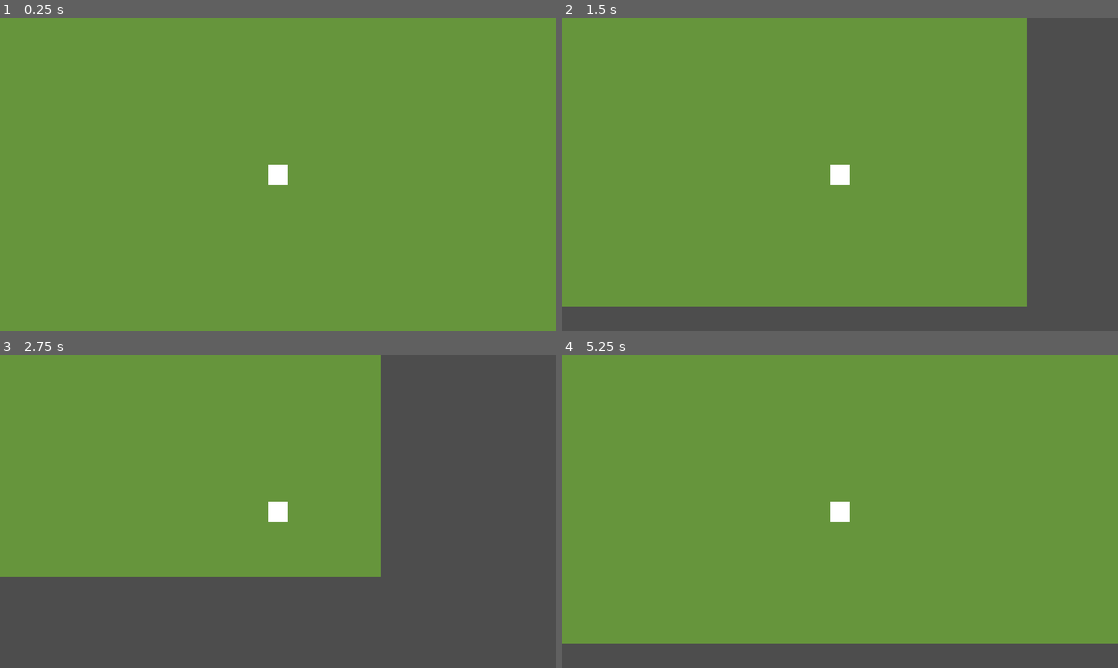
Above: before the commit, frames 1-4 (two rows, left to right).
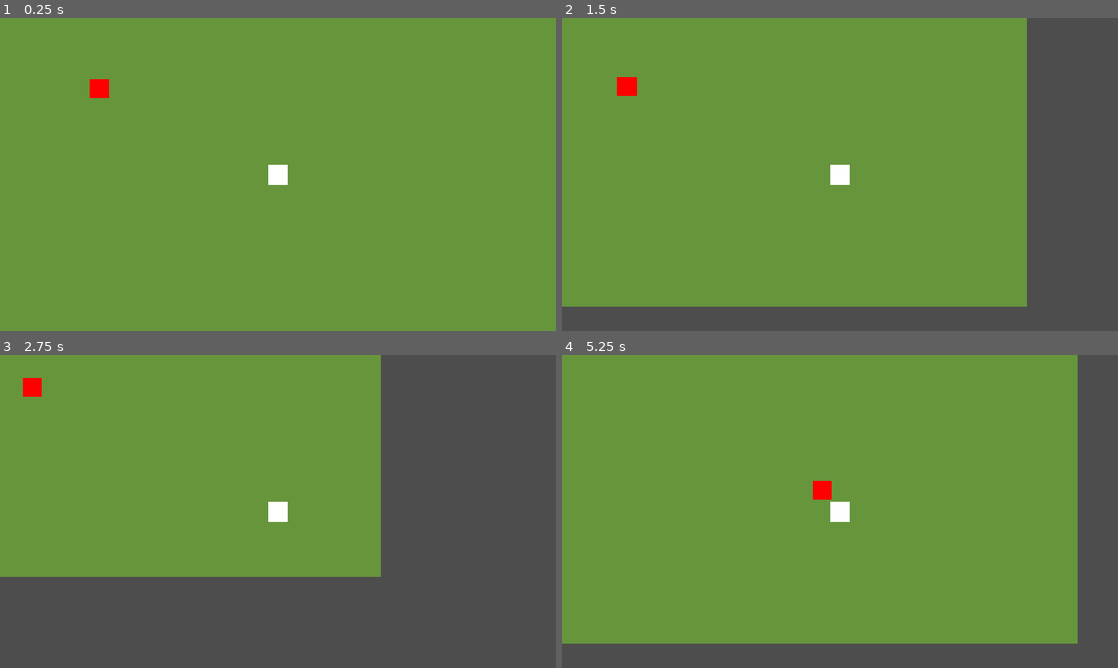
Above: after the commit, the same moments.

Repository: da-taki/DungeonCrawler
Game: Godot game, scene res://scenes/room_1.tscn
Two runs of this game, one before a commit and one after it. Both use one fixed random seed, a clock stepped at 60 frames per second and the inputs below.
Inputs (mouse positions are in pixels of both pictures, inside the frame that each line leads up to):
- Up to frame 1 (0.25 s): no input
- Up to frame 2 (1.5 s): tap Enter at 0.5 s; move the mouse to (962, 158) at 0.52 s; hold D (move_right) 0.53-1.28 s; tap Alt at 0.6 s; click (962, 158) at 0.67 s; move the mouse to (728, 190) at 1.27 s; hold S (move_down) from 1.28 s (still down); tap Shift at 1.35 s
- Up to frame 3 (2.75 s): move the mouse to (333, 442) at 2.02 s; release S (move_down) at 2.03 s; hold D (move_right) from 2.03 s (still down); tap Alt at 2.1 s
- Up to frame 4 (5.25 s): move the mouse to (812, 574) at 2.77 s; release D (move_right) at 2.78 s; hold W (move_up) 2.78-3.53 s; tap Shift at 2.85, 4.35 s; click (812, 574) at 2.92 s; move the mouse to (1006, 558) at 3.52 s; hold A (move_left) 3.53-5.03 s; tap Alt at 3.6, 5.1 s; move the mouse to (673, 464) at 4.27 s; move the mouse to (867, 511) at 5.02 s; hold S (move_down) from 5.03 s (still down); click (867, 511) at 5.17 s

The runs differ from the first frame. In frame 1, 0.2% of the frame differs, in the area x 16-20%, y 19-26%; in frame 2, 0.2%; in frame 3, 0.2%; in frame 4, 6.9%, in the area x 45-100%, y 0-93%.

Commit message:
Added enemy and global variables

Diff:
--- /dev/null
+++ b/scenes/enemy.tscn
@@ -0,0 +1,25 @@
+[gd_scene format=3 uid="uid://3voi0uus816l"]
+
+[ext_resource type="Script" uid="uid://dhrvb6psfunan" path="res://scripts/enemy.gd" id="1_7p1mj"]
+
+[sub_resource type="RectangleShape2D" id="RectangleShape2D_ifeun"]
+size = Vector2(40, 40)
+
+[sub_resource type="RectangleShape2D" id="RectangleShape2D_3vyb7"]
+size = Vector2(58, 56)
+
+[node name="Enemy" type="CharacterBody2D" unique_id=1907058693]
+script = ExtResource("1_7p1mj")
+
+[node name="CollisionShape2D" type="CollisionShape2D" parent="." unique_id=928146353]
+shape = SubResource("RectangleShape2D_ifeun")
+
+[node name="Polygon2D" type="Polygon2D" parent="." unique_id=820262243]
+position = Vector2(1, -2)
+color = Color(1, 0, 0, 1)
+polygon = PackedVector2Array(-21, -18, 19, -18, 19, 22, -21, 22)
+
+[node name="DamageArea" type="Area2D" parent="." unique_id=1877578015]
+
+[node name="CollisionShape2D" type="CollisionShape2D" parent="DamageArea" unique_id=1516666495]
+shape = SubResource("RectangleShape2D_3vyb7")
--- /dev/null
+++ b/scenes/gamestate.tscn
@@ -0,0 +1,6 @@
+[gd_scene format=3 uid="uid://by1ar6cstah1j"]
+
+[ext_resource type="Script" uid="uid://bx300txqhf32g" path="res://scripts/GameState.gd" id="1_ncx5y"]
+
+[node name="GameState" type="Node2D" unique_id=1079853490]
+script = ExtResource("1_ncx5y")
--- a/scenes/player.tscn
+++ b/scenes/player.tscn
@@ -5,7 +5,7 @@
 [sub_resource type="RectangleShape2D" id="RectangleShape2D_ifeun"]
 size = Vector2(40, 40)
 
-[node name="Player" type="CharacterBody2D" unique_id=1033421392]
+[node name="Player" type="CharacterBody2D" unique_id=1033421392 groups=["player"]]
 script = ExtResource("1_3vyb7")
 
 [node name="temp_sprite" type="ColorRect" parent="." unique_id=127796772]
--- a/scenes/room_1.tscn
+++ b/scenes/room_1.tscn
@@ -2,6 +2,7 @@
 
 [ext_resource type="Script" uid="uid://dinse08pnjwdg" path="res://scripts/room_1.gd" id="1_0tsjr"]
 [ext_resource type="PackedScene" uid="uid://b6h06310h6ryw" path="res://scenes/player.tscn" id="2_vu5en"]
+[ext_resource type="PackedScene" uid="uid://3voi0uus816l" path="res://scenes/enemy.tscn" id="3_8oql1"]
 
 [sub_resource type="PhysicsMaterial" id="PhysicsMaterial_ifeun"]
 
@@ -47,3 +48,6 @@
 color = Color(0.39970902, 0.58248866, 0.23509562, 1)
 
 [node name="Player" parent="." unique_id=1033421392 instance=ExtResource("2_vu5en")]
+
+[node name="Enemy" parent="." unique_id=1907058693 instance=ExtResource("3_8oql1")]
+position = Vector2(-392.45355, -189.42337)
--- /dev/null
+++ b/scripts/GameState.gd
@@ -0,0 +1,8 @@
+extends Node2D
+
+var health: int = 3
+var coins: int = 0
+
+func reset_game() -> void:
+	health = 3
+	coins = 0
--- /dev/null
+++ b/scripts/enemy.gd
@@ -0,0 +1,18 @@
+extends CharacterBody2D
+
+@export var speed: float = 100.0
+
+var player: CharacterBody2D
+
+func _ready() -> void:
+	player = get_tree().get_first_node_in_group("player") as CharacterBody2D
+
+func _physics_process(delta: float) -> void:
+	if not is_instance_valid(player):
+		velocity = Vector2.ZERO
+		return
+
+	var direction:= global_position.direction_to(player.global_position)
+
+	velocity = direction * speed
+	move_and_slide()
Not shown, added: scripts/GameState.gd.uid
Not shown, added: scripts/enemy.gd.uid
